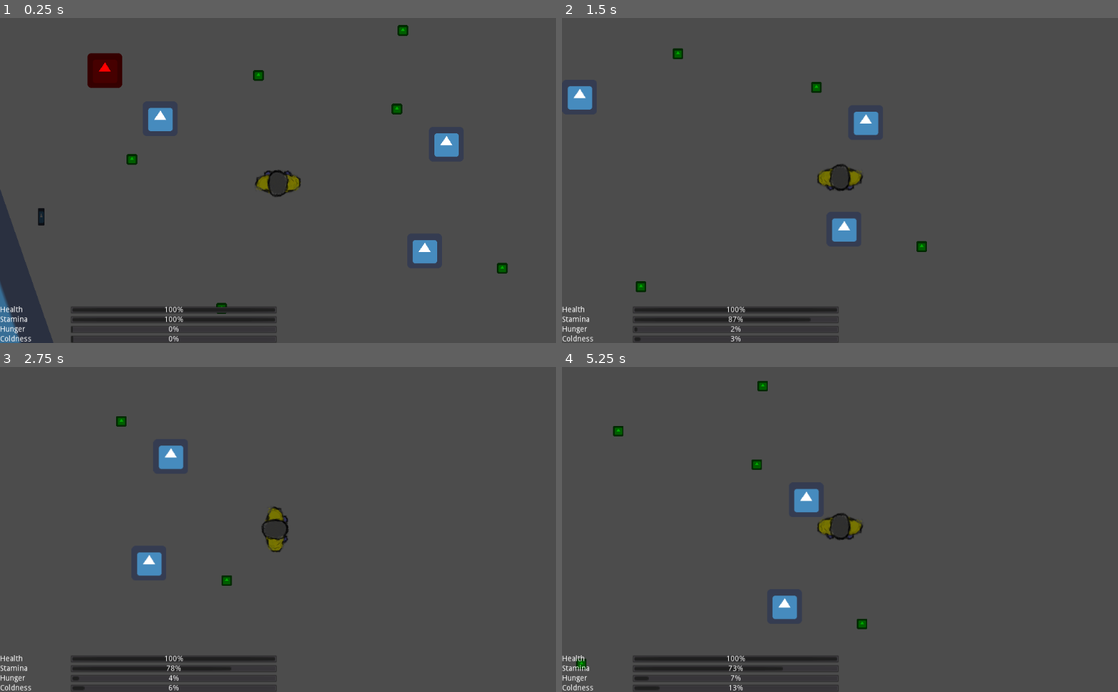
Above: before the commit, frames 1-4 (two rows, left to right).
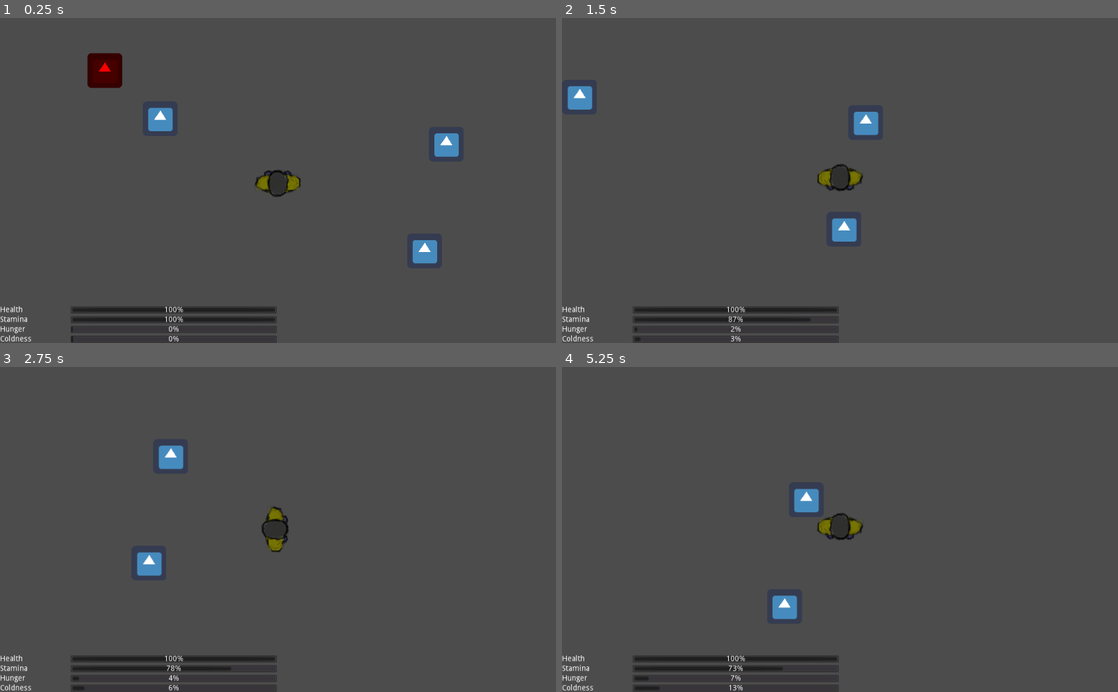
Above: after the commit, the same moments.

Repository: MilanVasko/ludum-dare-50
Game: Godot game, scene res://ingame/ingame.tscn
The game is run twice, just before and just after one commit, with the same random seed, the same clock (stepped at 60 frames per second) and the same inputs. The engine's default icon, where the game draws it, is replaced by a stand-in: a white triangle on a blue panel in a dark square.
Inputs:
- Up to frame 1 (0.25 s): no input
- Up to frame 2 (1.5 s): tap Enter at 0.5 s; hold D (right) 0.53-1.28 s; hold Shift (run) 0.53-1.28 s; hold S (down) from 1.28 s (still down); tap E (use) at 1.35 s
- Up to frame 3 (2.75 s): tap Space at 2 s; release S (down) at 2.03 s; hold D (right) from 2.03 s (still down); hold Shift (run) from 2.03 s (still down)
- Up to frame 4 (5.25 s): release D (right) at 2.78 s; release Shift (run) at 2.78 s; hold W (up) 2.78-3.53 s; tap E (use) at 2.85, 4.35 s; hold Shift (run) 3.53-4.28 s; hold A (left) 3.53-5.03 s; tap Enter at 4.25 s; tap Space at 5 s; hold S (down) from 5.03 s (still down); hold Shift (run) from 5.03 s (still down)

The runs differ from the first frame. In frame 1, 2.6% of the frame differs, in the area x 0-92%, y 2-100%; in frame 2, 0.3%; in frame 3, 0.1%; in frame 4, 0.3%.

Commit message:
Spawn buildings with food inside them

Diff:
--- a/building/building.tscn
+++ b/building/building.tscn
@@ -1,8 +1,10 @@
-[gd_scene load_steps=8 format=2]
+[gd_scene load_steps=10 format=2]
 
 [ext_resource path="res://icon.png" type="Texture" id=1]
 [ext_resource path="res://warm_area/warm_area.tscn" type="PackedScene" id=2]
 [ext_resource path="res://building/building.gd" type="Script" id=3]
+[ext_resource path="res://food/spawn_point.tscn" type="PackedScene" id=4]
+[ext_resource path="res://radio/spawn_point.tscn" type="PackedScene" id=5]
 
 [sub_resource type="RectangleShape2D" id=1]
 extents = Vector2( 420, 5 )
@@ -47,3 +49,15 @@
 [node name="WarmArea" parent="." instance=ExtResource( 2 )]
 scale = Vector2( 38.48, 17.08 )
 warmth_per_second = 0.15
+
+[node name="FoodSpawnPoint" parent="." instance=ExtResource( 4 )]
+position = Vector2( -336, -127 )
+
+[node name="FoodSpawnPoint2" parent="." instance=ExtResource( 4 )]
+position = Vector2( -336, 135 )
+
+[node name="FoodSpawnPoint3" parent="." instance=ExtResource( 4 )]
+position = Vector2( 326, 132 )
+
+[node name="RadioSpawnPoint" parent="." instance=ExtResource( 5 )]
+position = Vector2( 322, -122 )
--- /dev/null
+++ b/food/spawn_point.tscn
@@ -0,0 +1,3 @@
+[gd_scene format=2]
+
+[node name="FoodSpawnPoint" type="Node2D" groups=["food_spawn_point"]]
--- a/global/global.gd
+++ b/global/global.gd
@@ -13,5 +13,7 @@
 const FIRE_WARMTH_PER_SECOND := 0.15
 const FIRE_DAMAGE_PER_SECOND := 0.2
 
+const FOOD_SPAWN_CHANCE := 0.3
+
 func _ready():
 	randomize()
--- a/ingame/ingame.tscn
+++ b/ingame/ingame.tscn
@@ -1,15 +1,15 @@
-[gd_scene load_steps=9 format=2]
+[gd_scene load_steps=7 format=2]
 
 [ext_resource path="res://fire/fire.tscn" type="PackedScene" id=1]
 [ext_resource path="res://player/player.tscn" type="PackedScene" id=2]
 [ext_resource path="res://ingame_gui/ingame_gui.tscn" type="PackedScene" id=3]
 [ext_resource path="res://obstacle/obstacle.tscn" type="PackedScene" id=4]
-[ext_resource path="res://radio/radio.tscn" type="PackedScene" id=5]
-[ext_resource path="res://exit/spawn_point.tscn" type="PackedScene" id=6]
 [ext_resource path="res://building/building.tscn" type="PackedScene" id=7]
-[ext_resource path="res://food/food.tscn" type="PackedScene" id=8]
+[ext_resource path="res://ingame/spawner.tscn" type="PackedScene" id=9]
 
 [node name="Ingame" type="Node2D"]
+
+[node name="Spawner" parent="." instance=ExtResource( 9 )]
 
 [node name="CanvasLayer" type="CanvasLayer" parent="."]
 
@@ -26,39 +26,50 @@
 
 [node name="Fire" parent="." instance=ExtResource( 1 )]
 
-[node name="Radio" parent="." instance=ExtResource( 5 )]
-position = Vector2( -117, 270 )
+[node name="Building" parent="." instance=ExtResource( 7 )]
+position = Vector2( -1077, 180 )
+rotation = -1.58107
 
-[node name="ExitSpawnPoint" parent="." instance=ExtResource( 6 )]
-position = Vector2( -253, 750 )
+[node name="Building2" parent="." instance=ExtResource( 7 )]
+position = Vector2( 1629, 99.9999 )
+rotation = -4.7801
 
-[node name="ExitSpawnPoint2" parent="." instance=ExtResource( 6 )]
-position = Vector2( 693, 891 )
+[node name="Building3" parent="." instance=ExtResource( 7 )]
+position = Vector2( -303, 1697 )
+rotation = -3.0952
+scale = Vector2( 1, 1 )
 
-[node name="ExitSpawnPoint3" parent="." instance=ExtResource( 6 )]
-position = Vector2( 1304, 453 )
+[node name="Building4" parent="." instance=ExtResource( 7 )]
+position = Vector2( 1540, 1706 )
+rotation = -3.16184
 
-[node name="Building" parent="." instance=ExtResource( 7 )]
-position = Vector2( -310, 507 )
-rotation = -1.90382
+[node name="Building5" parent="." instance=ExtResource( 7 )]
+position = Vector2( -371, -1503 )
+rotation = -6.303
 
-[node name="Food" parent="." instance=ExtResource( 8 )]
-position = Vector2( 50, 164 )
+[node name="Building6" parent="." instance=ExtResource( 7 )]
+position = Vector2( 1492, -1463 )
+rotation = -6.02391
 
-[node name="Food2" parent="." instance=ExtResource( 8 )]
-position = Vector2( 283, 9 )
+[node name="Building7" parent="." instance=ExtResource( 7 )]
+position = Vector2( 3295, -1456 )
+rotation = -6.47069
 
-[node name="Food3" parent="." instance=ExtResource( 8 )]
-position = Vector2( 538, 71 )
+[node name="Building8" parent="." instance=ExtResource( 7 )]
+position = Vector2( 3100, -151 )
+rotation = -9.37038
 
-[node name="Food4" parent="." instance=ExtResource( 8 )]
-position = Vector2( 732, 365 )
+[node name="Building9" parent="." instance=ExtResource( 7 )]
+position = Vector2( 3160, 1773 )
+rotation = -11.249
 
-[node name="Food5" parent="." instance=ExtResource( 8 )]
-position = Vector2( 215, 439 )
+[node name="Building10" parent="." instance=ExtResource( 7 )]
+position = Vector2( -2273, 1504 )
+rotation = -8.27536
 
-[node name="Food6" parent="." instance=ExtResource( 8 )]
-position = Vector2( 549, -74 )
+[node name="Building11" parent="." instance=ExtResource( 7 )]
+position = Vector2( -2515, -1100 )
+rotation = -7.75537
 
 [node name="Player" parent="." instance=ExtResource( 2 )]
 position = Vector2( 319, 203 )
--- /dev/null
+++ b/ingame/spawner.gd
@@ -0,0 +1,21 @@
+extends Node2D
+
+var food_scene := preload("res://food/food.tscn")
+var radio_scene := preload("res://radio/radio.tscn")
+
+func _ready() -> void:
+	var potential_food_spawn_points := get_tree().get_nodes_in_group("food_spawn_point")
+	print("Food spawn point count: ", potential_food_spawn_points.size())
+	var food_count := 0
+	for food_spawn_point in potential_food_spawn_points:
+		if randf() < Global.FOOD_SPAWN_CHANCE:
+			var food := food_scene.instance()
+			food_spawn_point.add_child(food)
+			food_count += 1
+	print("Spawned food: ", food_count)
+
+	var potential_radio_spawn_points := get_tree().get_nodes_in_group("radio_spawn_point")
+	print("Radio spawn point count: ", potential_radio_spawn_points.size())
+	var radio_spawn_point: Node2D = potential_radio_spawn_points[randi() % potential_radio_spawn_points.size()]
+	var radio := radio_scene.instance()
+	radio_spawn_point.add_child(radio)
--- /dev/null
+++ b/ingame/spawner.tscn
@@ -0,0 +1,6 @@
+[gd_scene load_steps=2 format=2]
+
+[ext_resource path="res://ingame/spawner.gd" type="Script" id=1]
+
+[node name="Spawner" type="Node2D"]
+script = ExtResource( 1 )
--- /dev/null
+++ b/radio/spawn_point.tscn
@@ -0,0 +1,3 @@
+[gd_scene format=2]
+
+[node name="RadioSpawnPoint" type="Node2D" groups=["radio_spawn_point"]]
